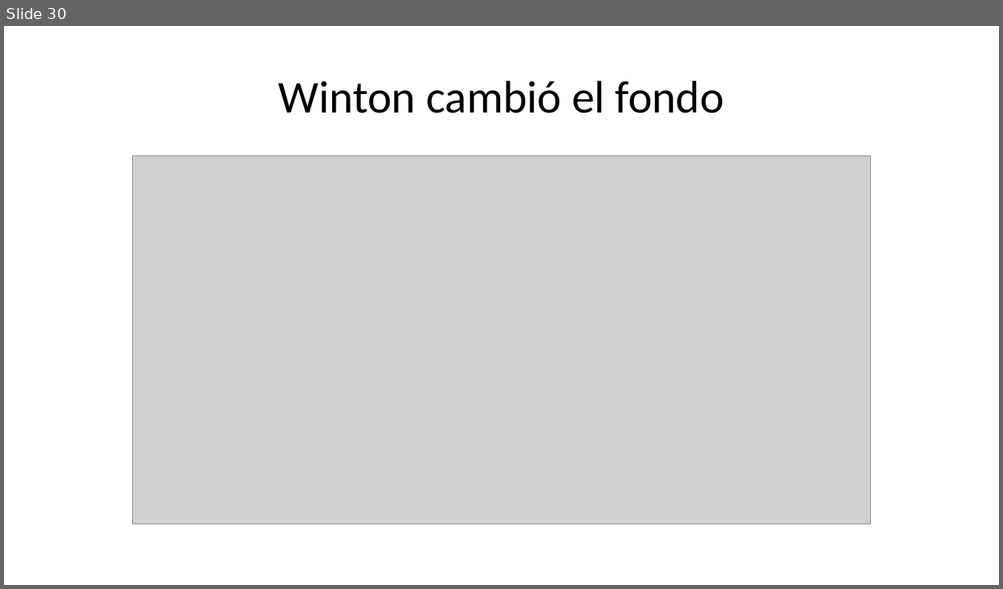
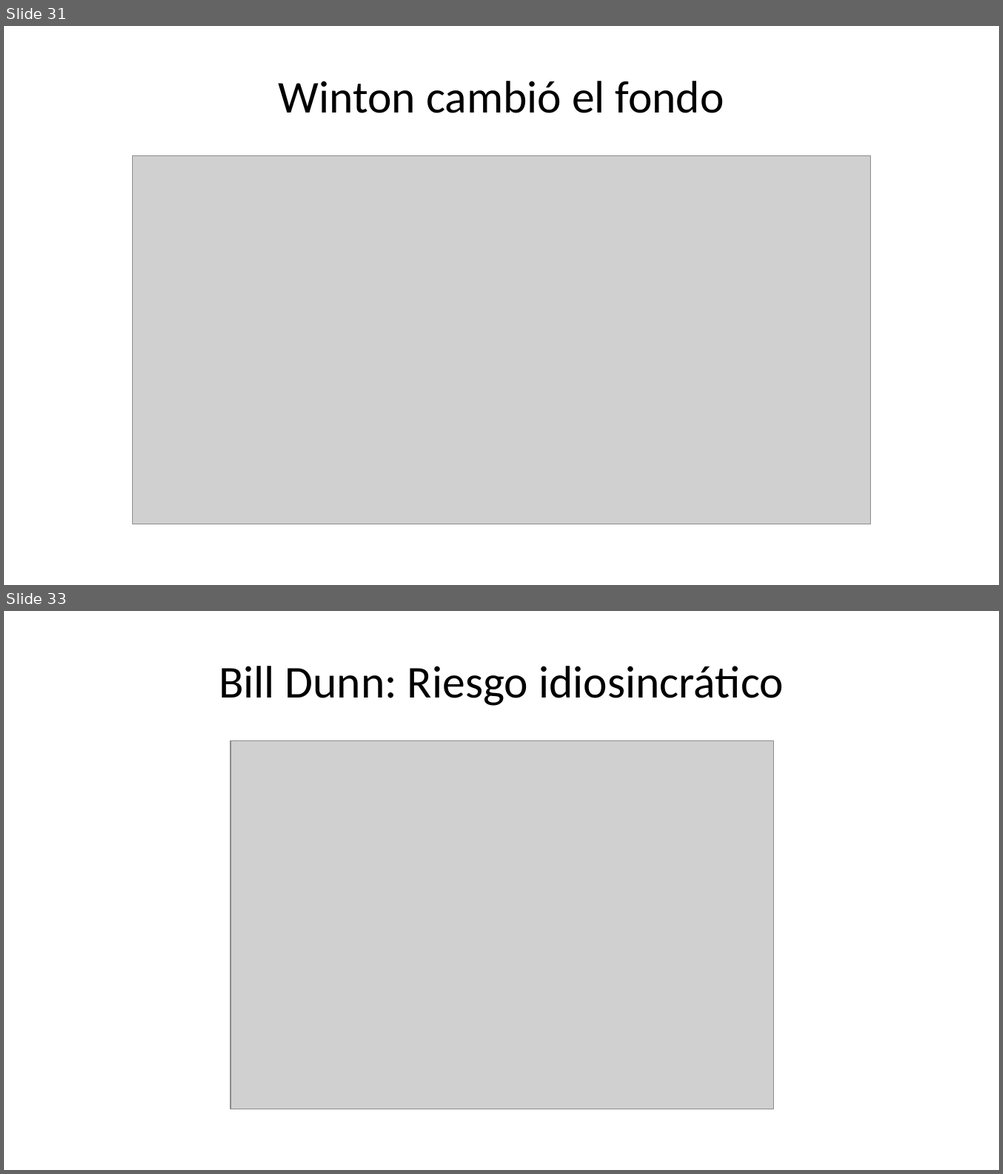
Before and after one commit to cordura21/Trading-bloque, a slide deck: presentations/powerpoint output.pptx. Shown one above the other, each under a label of ours: slide 30 before the commit, slides 31 and 33 after it; the slides between them are not shown. The pictures are 1003x589 and 1003x1174 pixels, drawn with LibreOffice and Linux fonts; fonts in the diff are those of the drawing; grey boxes stand for pictures. Boxes give left, top, right and bottom in pixels: in the first picture for what was removed or moved away, otherwise in the second. Text is boxed around its words. In the diff, an @@ line names an element or a change of style, - is before the commit and + after.

```diff
--- a/presentations/powerpoint output.pptx
+++ b/presentations/powerpoint output.pptx
@@ slide 33 added at [4, 611, 999, 1170], background #FFFFFF @@
@@ title added at [219, 666, 783, 706], 33 pt, text #000000 @@
+Bill Dunn: Riesgo idiosincrático
@@ picture added at [230, 741, 774, 1111] @@
@@ what was slide 30 is now slide 31 @@
```
Also in this commit, not shown: 4 other slides added, 1 slide removed, 3 other files.
